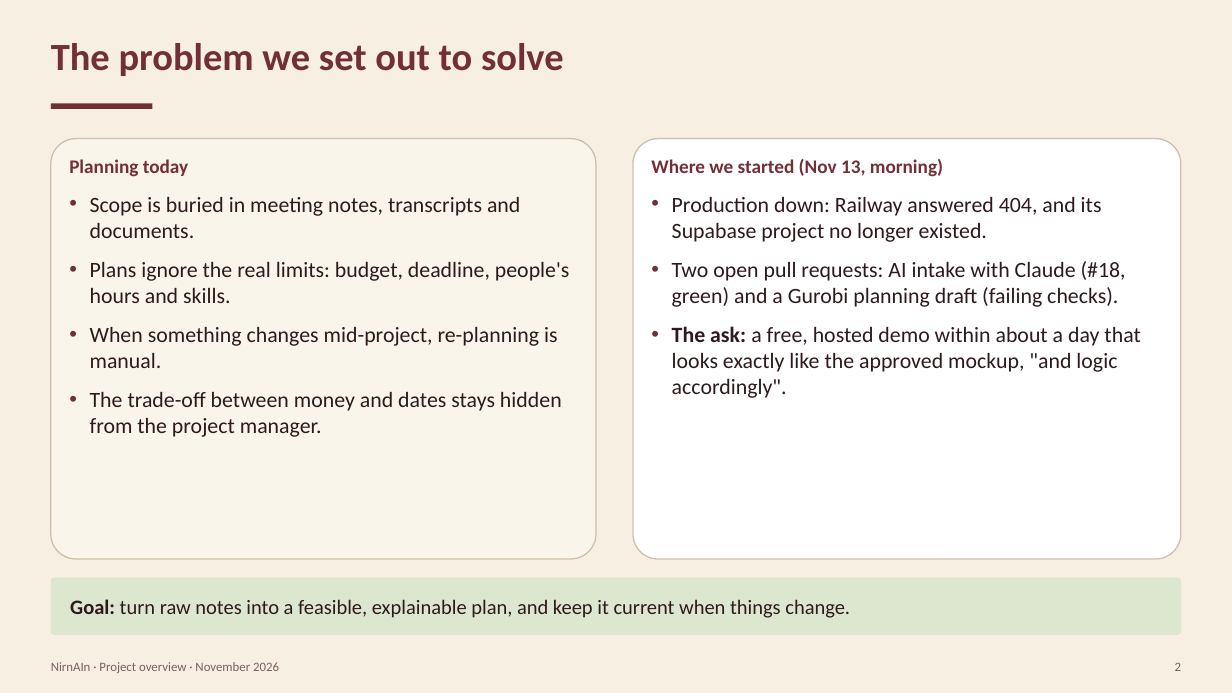
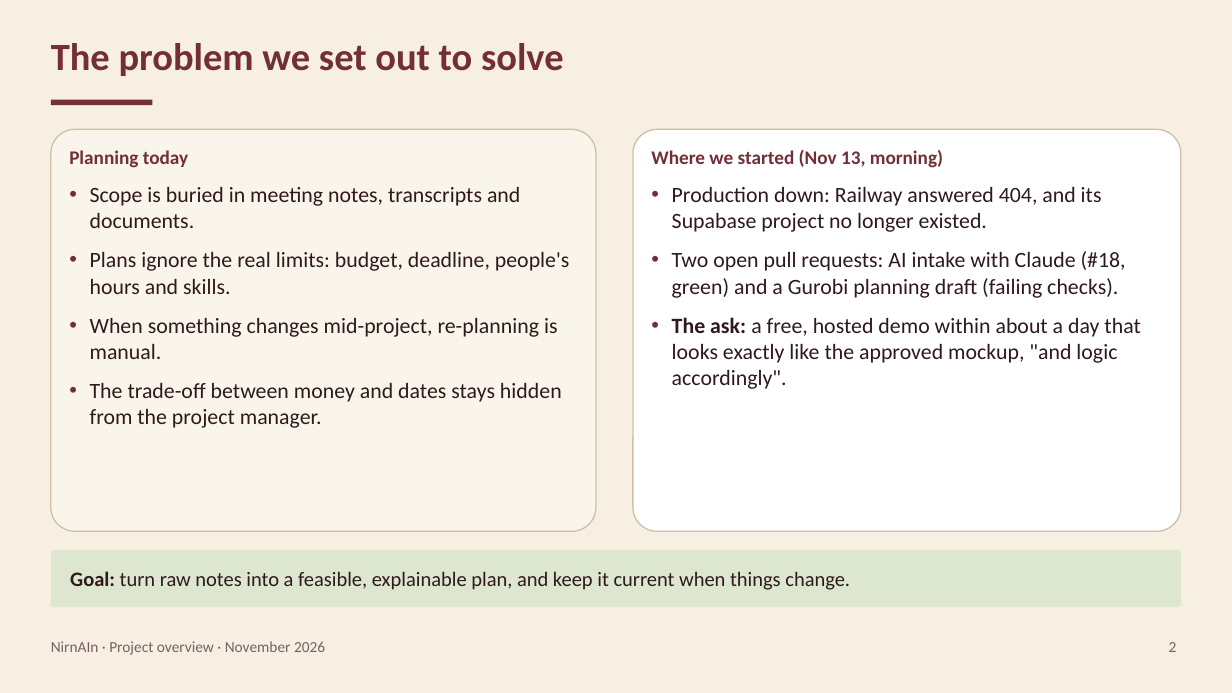
Before and after one commit to Dogiparthi-Sharada/NirnAIn, a slide deck: slide 2 of docs/project/NirnAIn_Project_Overview.pptx. Drawn at 1232x693 pixels with LibreOffice and Linux fonts; fonts in the diff are those of the drawing. Boxes give left, top, right and bottom in pixels: in the first picture for what was removed or moved away, otherwise in the second. Text is boxed around its words. In the diff, an @@ line names an element or a change of style, - is before the commit and + after.

Commit message:
docs: pass a strict layout gate on the presentation
Every shape sits inside 0.3 in margins without overlapping another (only
cards and groups contain their text); arrows run edge to edge without
crossing shapes or each other; text fits at 12 pt or more in Calibri and
the mockup palette; pictures keep their aspect ratio. The architecture
slide and the Word diagram are drawn from one shared layout.

```diff
--- a/docs/project/NirnAIn_Project_Overview.pptx
+++ b/docs/project/NirnAIn_Project_Overview.pptx
@@ rectangle: place and size @@
-rectangle at <box>51,104,152,109</box>
+rectangle at <box>51,100,152,105</box>
@@ rounded rectangle: place and size @@
-rounded rectangle at <box>51,139,596,559</box>
+rounded rectangle at <box>51,129,596,531</box>
@@ text "Planning today": place and size @@
-text "Planning today" at <box>69,159,570,437</box>
+text "Planning today" at <box>69,150,570,428</box>
@@ rounded rectangle: place and size @@
-rounded rectangle at <box>633,139,1181,559</box>
+rounded rectangle at <box>633,129,1181,531</box>
@@ text "Where we started (Nov 13, ...": place and size @@
-text "Where we started (Nov 13, ..." at <box>651,159,1140,398</box>
+text "Where we started (Nov 13, ..." at <box>651,150,1140,389</box>
@@ rounded rectangle "Goal: turn raw notes into ...": place and size @@
-rounded rectangle "Goal: turn raw notes into ..." at <box>51,578,1181,635</box>
+rounded rectangle "Goal: turn raw notes into ..." at <box>51,550,1181,607</box>
@@ text "NirnAIn · Project overview · ...": place and size @@
-text "NirnAIn · Project overview · ..." at <box>51,662,279,673</box>
+text "NirnAIn · Project overview · ..." at <box>51,641,325,655</box>
@@ text "NirnAIn · Project overview · ..." at <box>51,641,325,655</box>: size 10 to 12 pt @@
@@ text "2" at <box>1169,642,1177,652</box>: size 10 to 12 pt @@
@@ text "2": place and size @@
-text "2" at <box>1175,663,1181,671</box>
+text "2" at <box>1169,642,1177,652</box>
```
Also in this commit, not shown: 17 other slides changed, 7 other files.
